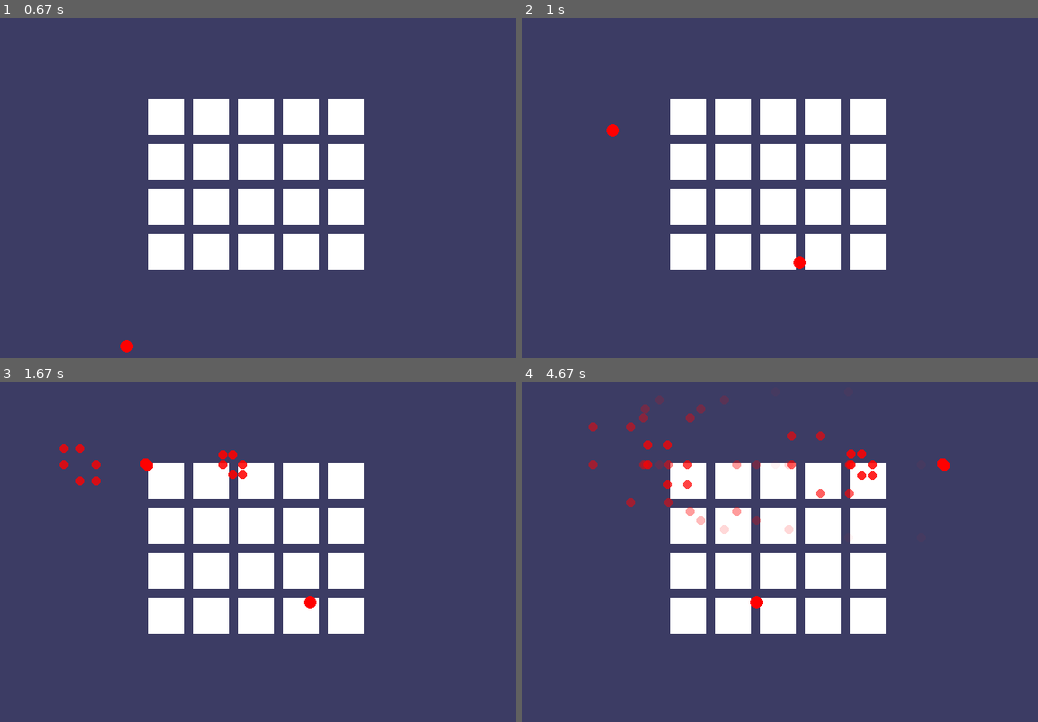
Above: before the commit, frames 1-4 (two rows, left to right).
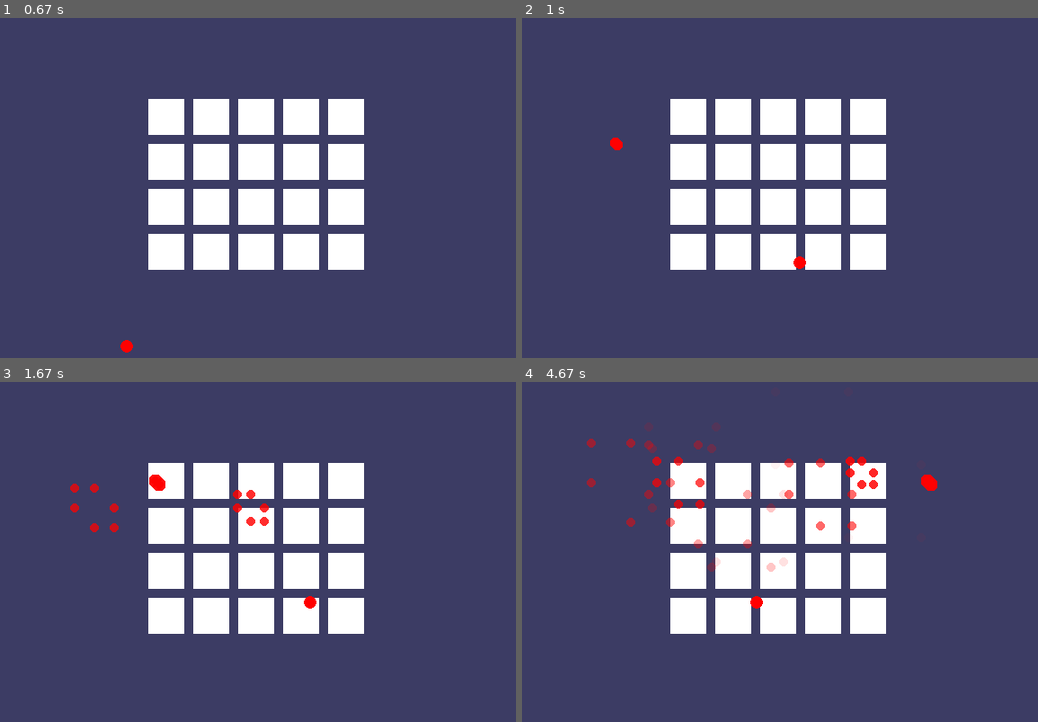
Above: after the commit, the same moments.

Repository: jpcornwell/invent-with-python-pygame
Game: pygame game, started from memory/memorypuzzle.py
Same seed, same stepped clock (60 frames per second), same inputs: the game is played once before the commit and once after it.
Inputs (mouse positions are in pixels of both pictures, inside the frame that each line leads up to):
- Up to frame 1 (0.67 s): click (263, 188) at 0.38 s
- Up to frame 2 (1 s): click (604, 290) at 0.73 s
- Up to frame 3 (1.67 s): click (273, 409) at 1.05 s; click (258, 606) at 1.38 s
- Up to frame 4 (4.67 s): click (692, 412) at 1.72 s; click (960, 541) at 2.05 s; click (986, 637) at 2.38 s; click (645, 626) at 2.72 s; click (697, 677) at 3.05 s; click (903, 497) at 3.38 s; click (981, 548) at 3.72 s; click (888, 698) at 4.05 s; click (666, 620) at 4.38 s

Frame 1 is identical in both runs. In frame 2, 0.1% of the frame differs, in the area x 16-20%, y 31-39%; in frame 3, 1.0%; in frame 4, 2.7%, in the area x 12-83%, y 3-56%.

Commit message:
Randomize the height at which fireworks explode

Diff:
--- a/memory/memorypuzzle.py
+++ b/memory/memorypuzzle.py
@@ -318,13 +318,14 @@
         self.color = RED
         self.isVisible = True
         self.particles = []
+        self.explodeHeight = random.randint(130, 200)
 
     def update(self):
         self.x += self.x_speed
         self.x_speed += self.x_accel
         self.y += self.y_speed
         self.y_speed += self.y_accel
-        if self.isVisible and self.y <= 150: # firework explodes at this point
+        if self.isVisible and self.y <= self.explodeHeight:
             self.isVisible = False
             # make particles here
             x = self.x
